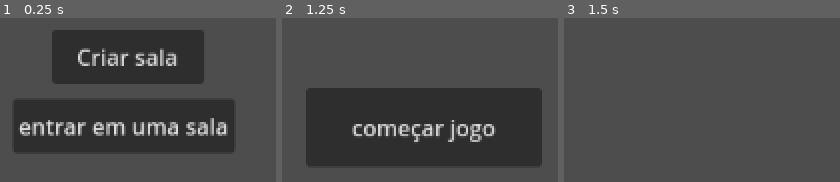
Above: before the commit, frames 1-3 (left to right).
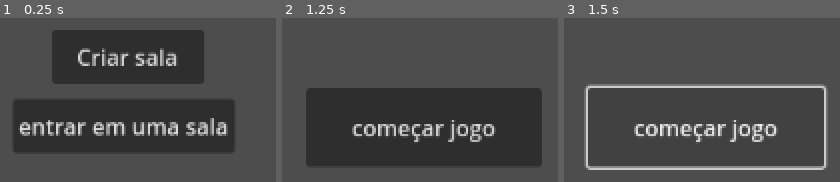
Above: after the commit, the same moments.

Repository: SoaresDavidson/chessApp
Game: Godot game, scene res://Scenes/menu_inicial.tscn
Same seed, same stepped clock (60 frames per second), same inputs: the game is played once before the commit and once after it.
Inputs:
- Up to frame 1 (0.25 s): no input
- Up to frame 2 (1.25 s): click "Criar sala" at 0.5 s
- Up to frame 3 (1.5 s): click "começar jogo" at 1.25 s

Frames 1-2 are identical in both runs. In frame 3, 8.0% of the frame differs, in the area x 7-96%, y 40-93%.

Commit message:
sexta-bruto feito

Diff:
--- a/Scripts/interface.gd
+++ b/Scripts/interface.gd
@@ -1,7 +1,6 @@
 extends Node2D
 
 signal create_form
-
 var distance = 25
 var lines:Array = []
 func _ready() -> void:
@@ -15,15 +14,9 @@
 		)
 
 
-func _draw() -> void:
-	if lines:
-		draw_line(lines[0], lines[1], Color.ALICE_BLUE)
-		print(lines)
-
-
 func new_form(form):
-	var player_object = get_children()[-1]
-	if player_object is not Button:
+	if Global.players_list:
+		var player_object = Global.players_list[-1]
 		var last_joined_player = player_object
 		var player_label = last_joined_player.get_node("Label")
 		distance += player_label.get("size").x * 2 + 25
@@ -32,7 +25,7 @@
 	create_form.emit(form)
 
 
-func _on_button_pressed() -> void:
+func _on_button_pressed() -> void: #começar jogo
 	var players_list = Global.players_list
 	players_list.shuffle()
 
@@ -40,38 +33,47 @@
 	var players_len = len(players_list)
 	var num = 1
 	for index in range(0, players_len, 2):
+		var player1 = players_list[index]
+		var player2 = null
 		if players_len - index < 2:
 			game["game"+str(num)] = {
 				"player1":{
-					"name": players_list[index].nome,
+					"name": player1.nome,
 					"color" : "White",
 					"victories": 0
 					}
 				,
-				"player2": null
+				"player2": null,
+				"type":"gameStart"
 				}
-			continue
-		game["game"+str(num)] = {
-			"player1":{
-				"name": players_list[index].nome,
-				"color" : "White",
-				"victories": 0
-				}
-			,
-			"player2":{
-				"name": players_list[index+1].nome,
-				"color" : "Black",
-				"victories": 0
-				}
-		}
-		num += 1
+			Global.off_game_players.append(player1)
+		else:
+			player2 = players_list[index+1]
+			game["game"+str(num)] = {
+				"player1":{
+					"name": player1.nome,
+					"color" : "White",
+					"victories": 0
+					}
+				,
+				"player2":{
+					"name": player2.nome,
+					"color" : "Black",
+					"victories": 0
+					},
+				"type":"gameStart"
+			}
+			var data_to_send = game["game"+str(num)]
+			var json_string = JSON.stringify(data_to_send)
+			$webSocket.send(json_string)
+			player1.opponent = player2
+			player2.opponent = player1
+			Global.in_game_players.append(player1)
+			Global.in_game_players.append(player2)
+			num += 1
 	Global.current_game = game
-	var data_to_send = game
-	var json_string = JSON.stringify(data_to_send)
-	$webSocket.send(json_string)
-
 	show_games(players_list)
-	$Button.visible = false
+	#$Button.visible = false
 
 func show_games(players_list:Array):
 	var distance = 25
@@ -83,8 +85,6 @@
 		var player2 = players_list[index+1]
 		player2.global_position.x = distance
 		distance += player2.get_node("Label").get("size").x * 2 + 25
-		lines = [Vector2(distance - player1.get_node("Label").get("size").x * 2 -75,550), Vector2(distance-150,550)]
-		queue_redraw()
 
 func update_player(message):
 	var player1_name = message["username"]
@@ -99,3 +99,31 @@
 		if player_name == player.nome:
 			return player
 	return null
+
+func find_match():
+	for player in Global.off_game_players:
+		for player2 in Global.off_game_players:
+			if player.victories == player2.victories and player != player2:
+				create_match(player, player2)
+				Global.off_game_players.erase(player)
+				Global.off_game_players.erase(player2)
+
+func create_match(player1:Pessoa, player2:Pessoa):
+	var game:Dictionary
+	game = {"player1":{
+			"name": player1.nome,
+			"color" : "White",
+			"victories": player1.victories
+			},
+		"player2":{
+			"name": player2.nome,
+			"color" : "Black",
+			"victories": player2.victories
+			},
+		"type":"gameStart"
+	}
+	player1.opponent = player2
+	player2.opponent = player1
+	var data_to_send = game
+	var json_string = JSON.stringify(data_to_send)
+	$webSocket.send(json_string)
--- a/Scripts/pessoa.gd
+++ b/Scripts/pessoa.gd
@@ -1,12 +1,13 @@
 extends Control
+class_name Pessoa
 
 @onready var nome = null
 @onready var victories:int = 0
 @onready var button: Button = $Button
-
+@onready var opponent = null
 signal score
+signal player_free
 func _ready() -> void:
-	pass
 	$"..".create_form.connect(fill_form)
 
 # Called every frame. 'delta' is the elapsed time since the previous frame.
@@ -23,26 +24,23 @@
 
 func _on_button_pressed() -> void:
 	victories += 1
+	position.y -= 75
 	hide_score_button()
-	position.y -= 75
-	for game in Global.current_game:
-		var player1 = Global.current_game[game]["player1"]
-		var player2 = Global.current_game[game]["player2"]
-		if player1["name"] == nome:
-			var player_object = search_player(player2["name"])
-			player_object.hide_score_button()
-		if player2["name"] == nome:
-			var player_object = search_player(player1["name"])
-			player_object.hide_score_button()
+	opponent.hide_score_button()
+	change_player_list()
+	var gameEnd = {"type": "gameEnd","winner":self.nome,"loser":opponent.nome}
+	var json_string = JSON.stringify(gameEnd)
+	$".."/webSocket.send(json_string)
+	$"..".find_match()
+
+func change_player_list() -> void:
+	Global.in_game_players.erase(self)
+	Global.off_game_players.append(self)
+	Global.in_game_players.erase(opponent)
+	Global.off_game_players.append(opponent)
 
 func show_score_button():
 	$Button.visible = true
 
 func hide_score_button():
 	$Button.visible = false
-
-func search_player(player_name) -> Object:
-	for player in Global.players_list:
-		if player_name == player.nome:
-			return player
-	return null
--- a/Scripts/webSocket.gd
+++ b/Scripts/webSocket.gd
@@ -27,13 +27,12 @@
 
 	# get_ready_state() tells you what state the socket is in.
 	var state = socket.get_ready_state()
-
 	if state == WebSocketPeer.STATE_OPEN:
 		while socket.get_available_packet_count():
 			#print("Got data from server: ", socket.get_packet().get_string_from_utf8())
 			var message = get_message()
 			received_message.emit(message)
-			print(message)
+			print("received message:"+message)
 
 	# WebSocketPeer.STATE_CLOSING means the socket is closing.
 	# It is important to keep polling for a clean close.
@@ -57,6 +56,7 @@
 	return bytes_to_var(package)
 
 func send(message) -> int:
+	print("sended message:"+ message)
 	if typeof(message) == TYPE_STRING:
 		return socket.send_text(message)
 	return socket.send(var_to_bytes(message))
--- a/global.gd
+++ b/global.gd
@@ -2,3 +2,6 @@
 
 var current_game:Dictionary
 var players_list:Array
+
+var in_game_players:Array
+var off_game_players:Array
--- a/project.godot
+++ b/project.godot
@@ -18,3 +18,7 @@
 [autoload]
 
 Global="*res://global.gd"
+
+[dotnet]
+
+project/assembly_name="chessApp"
Not shown, changed: chessAppPython/index.html
Not shown, changed: chessAppPython/teste.py
